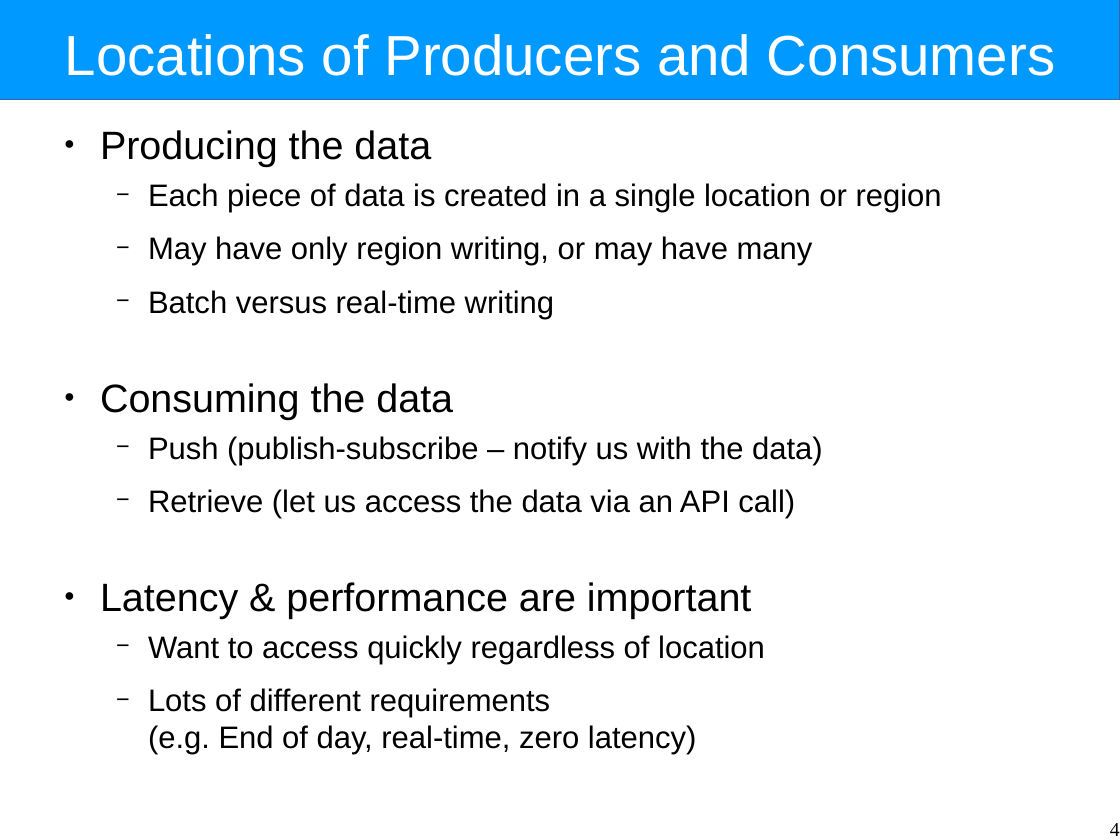
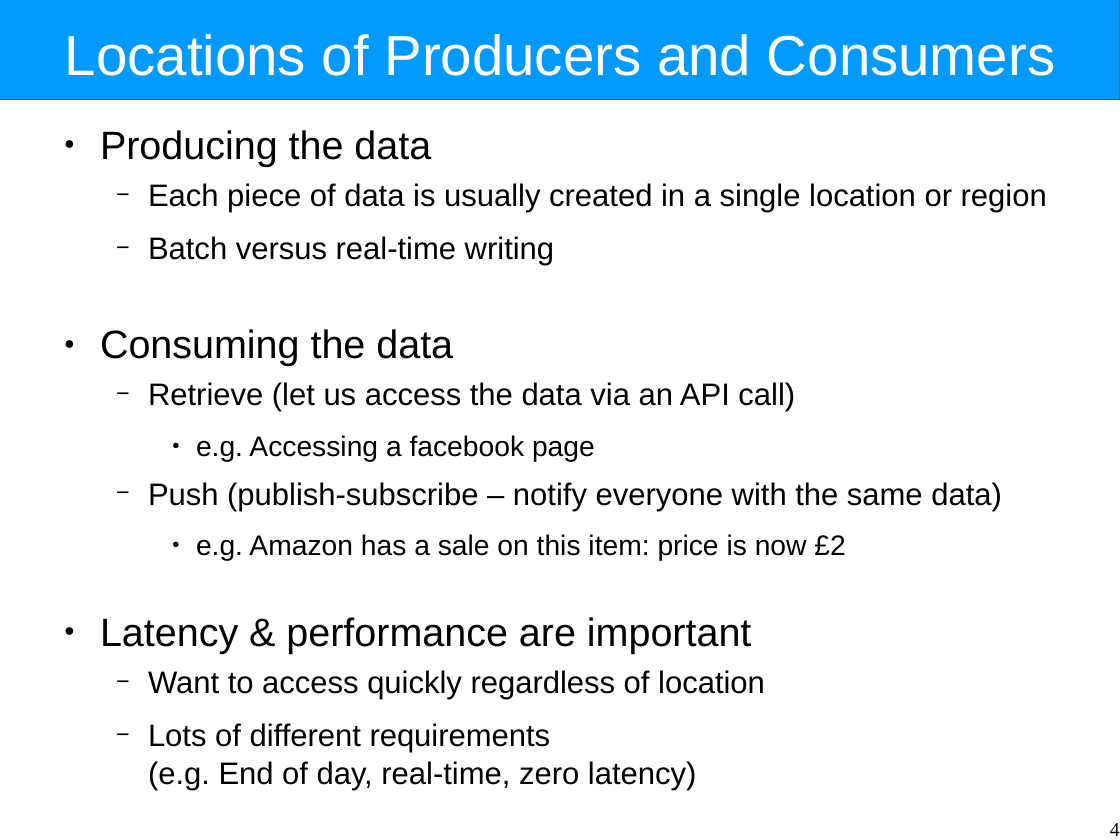
Before and after one commit to Intrinsarc/intrinsarc-evolve, a slide deck: slide 4 of Academic Work/lectures/data-distribution-architectures.odp. Drawn at 1120x840 pixels with LibreOffice and Linux fonts; fonts in the diff are those of the drawing. Boxes give left, top, right and bottom in pixels: in the first picture for what was removed or moved away, otherwise in the second. Text is boxed around its words. In the diff, an @@ line names an element or a change of style, - is before the commit and + after.

```diff
--- a/Academic Work/lectures/data-distribution-architectures.odp
+++ b/Academic Work/lectures/data-distribution-architectures.odp
@@ text at [148,183,1047,213]: text changed @@
-  − Each piece of data is created in a single location or region
-  − May have only region writing, or may have many
+  − Each piece of data is usually created in a single location or region
@@ text at [148,436,823,465]: paragraph removed @@
-  − Push (publish-subscribe – notify us with the data)
@@ text at [148,482,1002,561]: paragraphs added @@
+    ● e.g. Accessing a facebook page
+  − Push (publish-subscribe – notify everyone with the same data)
+    ● e.g. Amazon has a sale on this item: price is now £2
```
Also in this commit, not shown: 6 other slides changed, 10 slides added, 6 slides removed, 3 other files.
